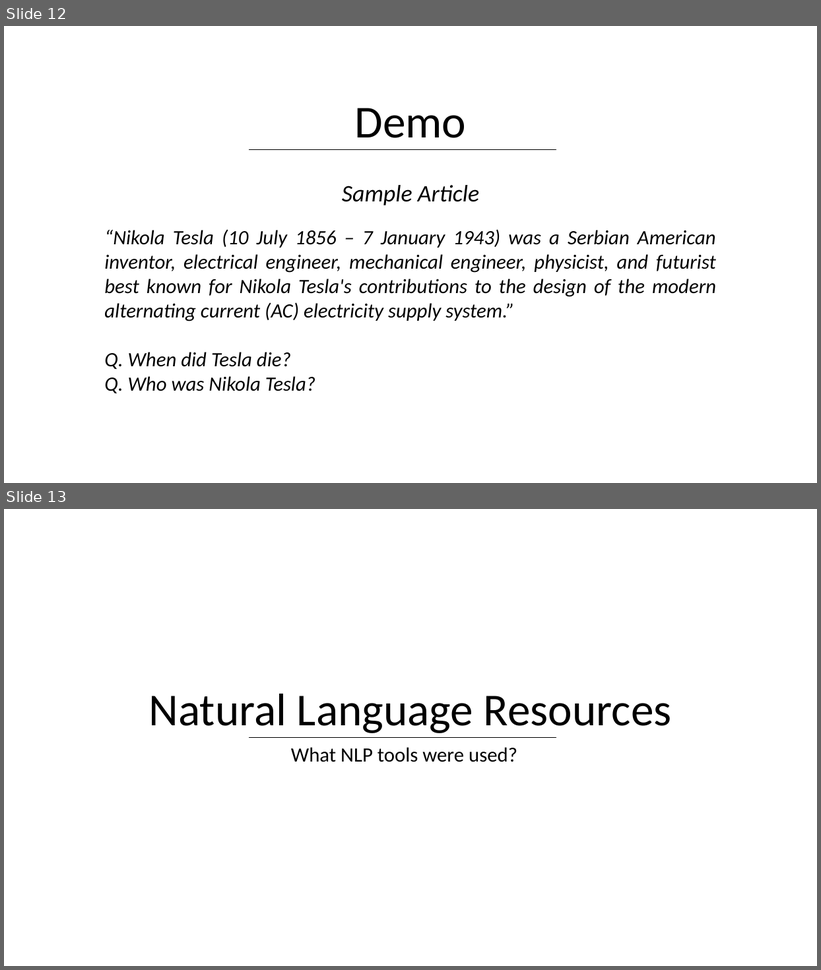
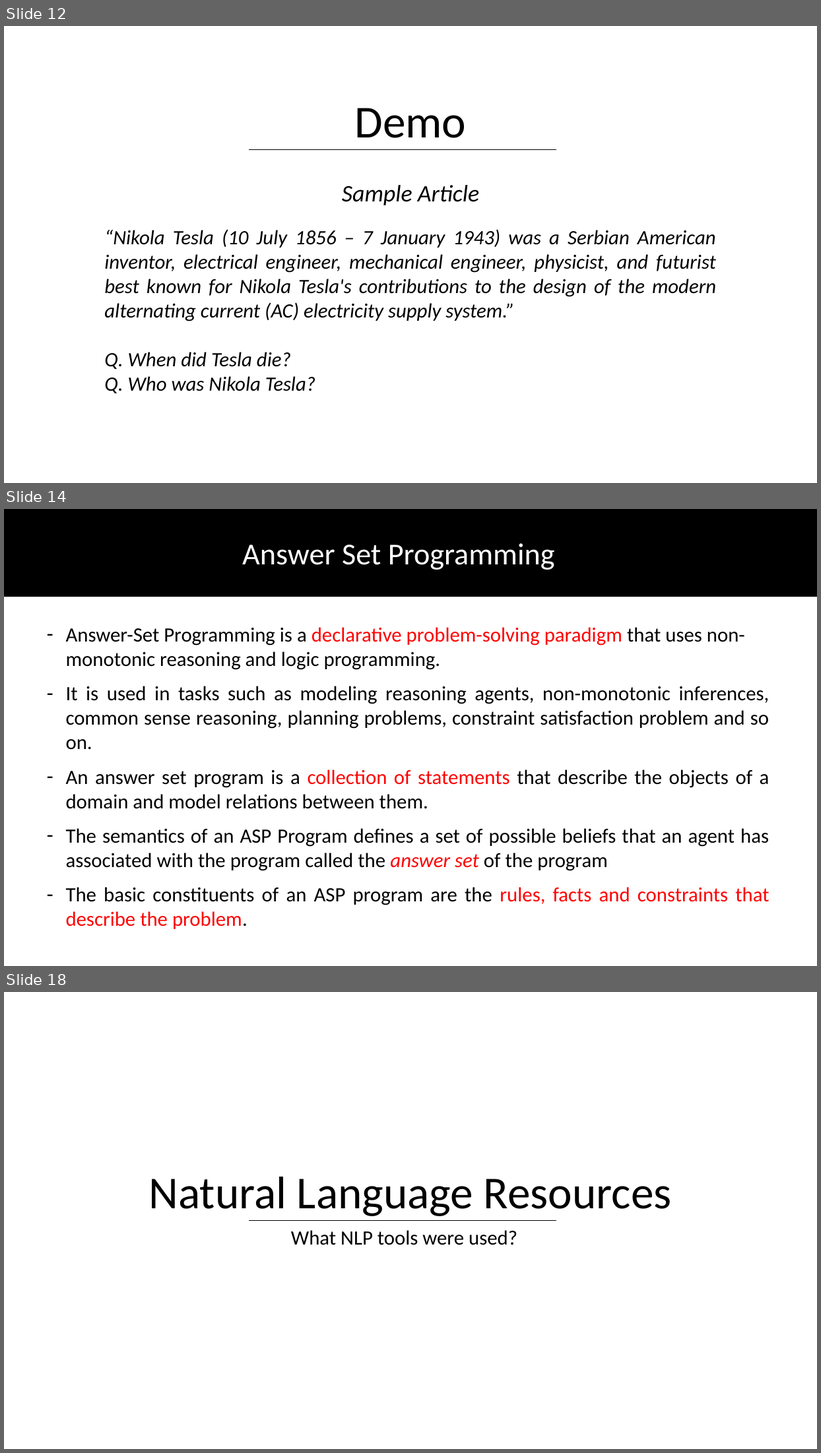
Before and after one commit to DhruvaPendharkar/thesis-project, a slide deck: Notes/ThesisPresentation.pptx. Shown one above the other, each under a label of ours: slides 12 and 13 before the commit, slides 12, 14 and 18 after it; the slides between them are not shown. The pictures are 821x970 and 821x1453 pixels, drawn with LibreOffice and Linux fonts; fonts in the diff are those of the drawing. Boxes give left, top, right and bottom in pixels: in the first picture for what was removed or moved away, otherwise in the second. Text is boxed around its words. In the diff, an @@ line names an element or a change of style, - is before the commit and + after.

```diff
--- a/Notes/ThesisPresentation.pptx
+++ b/Notes/ThesisPresentation.pptx
@@ slide 14 added at bbox=[4, 509, 817, 966], background #FFFFFF @@
@@ rectangle added at bbox=[4, 509, 817, 596], fill #000000, outline #000000 1 pt @@
@@ text added at bbox=[242, 543, 555, 570], 36 pt, text #FFFFFF @@
+Answer Set Programming
@@ text added at bbox=[66, 627, 770, 929], 24 pt, text #000000 @@
+– Answer-Set Programming is a declarative problem-solving paradigm that uses non-monotonic reasoning and logic programming.
+– It is used in tasks such as modeling reasoning agents, non-monotonic inferences, common sense reasoning, planning problems, constraint satisfaction problem and so on.
+– An answer set program is a collection of statements that describe the objects of a domain and model relations between them.
+– The semantics of an ASP Program defines a set of possible beliefs that an agent has associated with the program called the answer set of the program
+– The basic constituents of an ASP program are the rules, facts and constraints that describe the problem.
@@ what was slide 13 is now slide 18 @@
```
Also in this commit, not shown: 5 slides changed, 7 other slides added.
